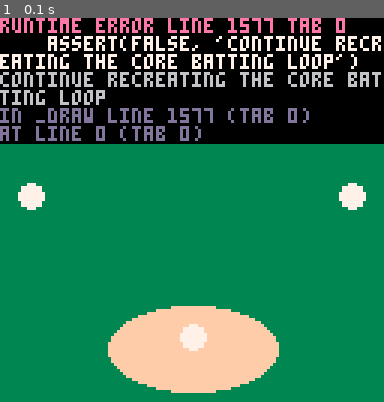
Above: before the commit, frame 1.
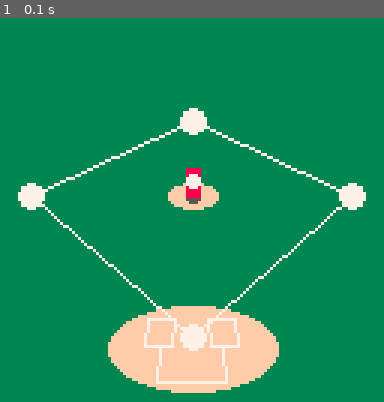
Above: after the commit, the same moment.

Repository: nucleartide/Baseball-WIth-Friends
Game: PICO-8 cartridge baseball-with-friends.p8
Two runs of this game, one before a commit and one after it. Both use one fixed random seed, a clock stepped at 60 frames per second and the inputs below.
Inputs:
- Up to frame 1 (0.1 s): no input

The runs differ from the first frame. In frame 1, 35% of the frame differs, in the area x 0-100%, y 0-96%.
Error before the commit: runtime error line 1577 tab 0; assert(false, 'continue recreating the core batting loop'); continue recreating the core batting loop

Commit message:
sort function

Diff:
--- a/baseball-with-friends.p8
+++ b/baseball-with-friends.p8
@@ -582,8 +582,7 @@
 -- ball: the ball, if pitcher is holding
 -- actions: list of actions that can be performed by pitcher
 function pitcher(pos, v1, v2, v3, v4, player_num, ball)
-    assert(ball.pos~=nil)
-
+    assert(ball==nil, 'fielder should not have ball field')
     return assign(fielder(pos, player_num, ball, false), {
         -- the pitcher's arsenal of pitches.
         -- just one test pitch for now.
@@ -610,10 +609,11 @@
 end
 
 function pitcher_draw(p, pitch_actions)
-    assert(pitch_actions~=nil)
+    -- assert(pitch_actions~=nil)
 
     local sx, sy = draw_player(p)
 
+    --[[
     if p.state==pitcher_selecting_pitch then
         for action in all(pitch_actions) do
             fielder_action_draw(action, p)
@@ -634,6 +634,7 @@
         local sx, sy = world2screen(worldspace(p.dest.pos, p.reticle))
         circ(sx, sy, 2, c)
     end
+    ]]
 end
 
 -->8
@@ -784,10 +785,12 @@
     end
 end
 
-function draw_ball(p)
+function draw_ball(p, draw_shadow)
     local sx, sy = world2screen(p.pos)
-    local shadow_x, shadow_y = world2screen(p.pos, true)
-    circfill(shadow_x, shadow_y, 2, 5)
+    if draw_shadow then
+        local shadow_x, shadow_y = world2screen(p.pos, true)
+        circfill(shadow_x, shadow_y, 2, 5)
+    end
     circfill(sx, sy, 2, 7)
 end
 
@@ -933,12 +936,30 @@
 
     x,z=0,0
 
+    raised_pitcher_mound = vec3_set(vec3(), pitchers_mound)
+    raised_pitcher_mound.y += 5
+
+    raised_home_plate = vec3_set(vec3(), bases[1])
+    raised_home_plate.y += 5
+
+    pitcher1 = pitcher(
+        vec3(),
+        raised_pitcher_mound,
+        vec3_lerp_into(raised_pitcher_mound, raised_home_plate, vec3(), .33),
+        vec3_lerp_into(raised_pitcher_mound, raised_home_plate, vec3(), .67),
+        raised_home_plate,
+        0,
+        nil
+    )
+
+    gravity = -20
+    ball1 = ball(raised_pitcher_mound, ball_holding)
+
     --[[
     --
     -- config.
     --
 
-    gravity = -20
     offset = 5 -- used for visually offsetting pitch actions from pitcher.
 
     --
@@ -957,7 +978,6 @@
     raised_home_plate = vec3_raise(bases[1], 5)
 
     balls = {
-        ball(raised_pitcher_mound, ball_holding),
     }
 
     -- fielder positions.
@@ -1101,6 +1121,24 @@
     line(sx4, sy4, sx1, sy1, 7)
 end
 
+function comparator(v1, v2)
+    if v1[1].z==v2[1].z then
+        return v1[1].y < v2[1].y
+    else
+        return v1[1].z > v2[1].z
+    end
+end
+
+function isort(t) --insertion sort, ascending y
+    for n=2,#t do
+        local i=n
+        while i>1 and comparator(t[i], t[i-1]) do
+            t[i],t[i-1]=t[i-1],t[i]
+            i-=1
+        end
+    end
+end
+
 function draw_game()
     cls(3)
 
@@ -1117,7 +1155,7 @@
         draw_base(b)
     end
 
-    assert(false, 'continue recreating the core batting loop')
+    -- assert(false, 'continue recreating the core batting loop')
 
     -- draw base lines
     for i=1,#bases do
@@ -1144,8 +1182,27 @@
     -- draw test entity.
     do
         local sx, sy = world2screen(vec3(x, 0, z))
-        circfill(sx, sy, 3, 8)
-    end
+        -- circfill(sx, sy, 3, 8)
+    end
+
+    -- sort these by position.
+    local shadow_pos = vec3_set(vec3(), ball1.pos)
+    shadow_pos.y = -1
+    local sorted = {
+        -- {obj, draw_fn},
+        {pitcher1.pos, pitcher1, pitcher_draw},
+        {ball1.pos, ball1, draw_ball},
+        {shadow_pos, nil, function() draw_ball(ball1, true) end},
+    }
+    isort(sorted)
+    for t in all(sorted) do
+        local entity_data = t[2]
+        local draw_fn = t[3]
+        draw_fn(entity_data)
+    end
+
+    -- todo:
+    -- sort the ball, pitcher, and ball shadow.
 
     --[[
     -- draw fielders.
--- /dev/null
+++ b/sort_test.p8
@@ -0,0 +1,50 @@
+pico-8 cartridge // http://www.pico-8.com
+version 38
+__lua__
+
+function comparator(v1, v2)
+    if v1[1].z==v2[1].z then
+        return v1[1].y < v2[1].y
+    else
+        return v1[1].z > v2[1].z
+    end
+end
+
+function isort(t) --insertion sort, ascending y
+    for n=2,#t do
+        local i=n
+        while i>1 and comparator(t[i], t[i-1]) do
+            t[i],t[i-1]=t[i-1],t[i]
+            i-=1
+        end
+    end
+end
+
+function sort(t, a, b)
+    local a, b = a or 1, b or #t
+    if (a >= b) return
+    local m = (a + b) \ 2
+    local j, k = a, m + 1
+    sort(t, a, m)
+    sort(t, k, b)
+    local v = { unpack(t) }
+    for i = a, b do
+        if (k > b or j <= m and v[j] <= v[k]) t[i] = v[j] j += 1 else t[i] = v[k] k += 1
+    end
+end
+
+function _init()
+    test_table = {
+        {y = 5, z=0},
+        {y = 0, z=0},
+        {y = -1, z=0},
+    }
+    isort(test_table)
+end
+
+function _draw()
+    cls()
+    for i=1,#test_table do
+        print(test_table[i].y .. ' ' .. test_table[i].z)
+    end
+end
